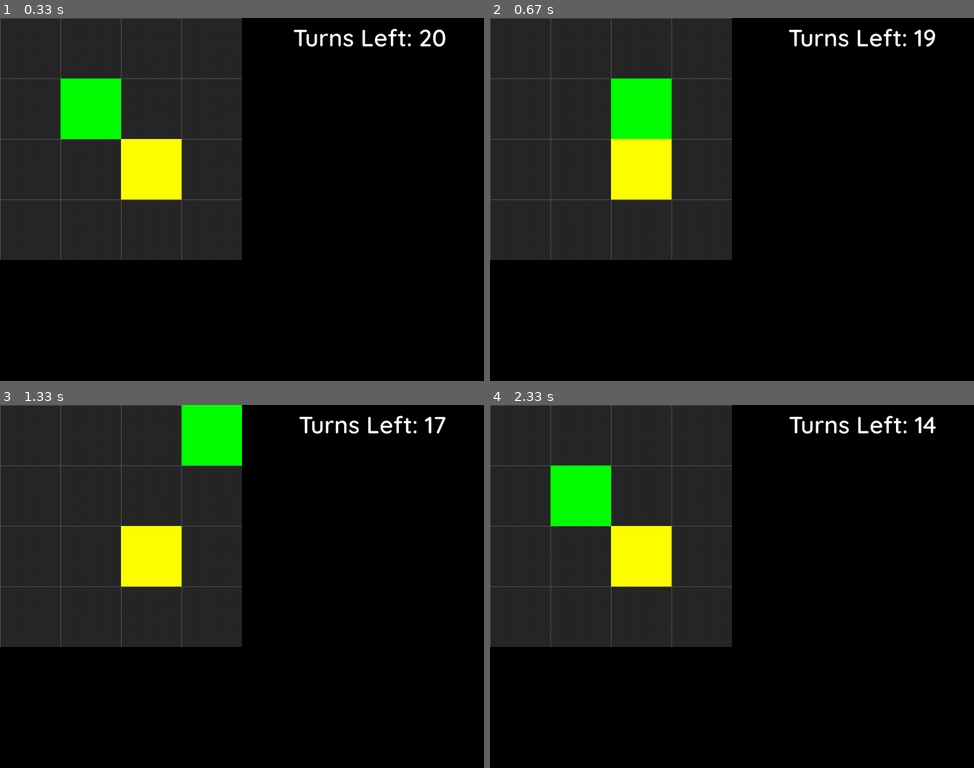
Above: before the commit, frames 1-4 (two rows, left to right).
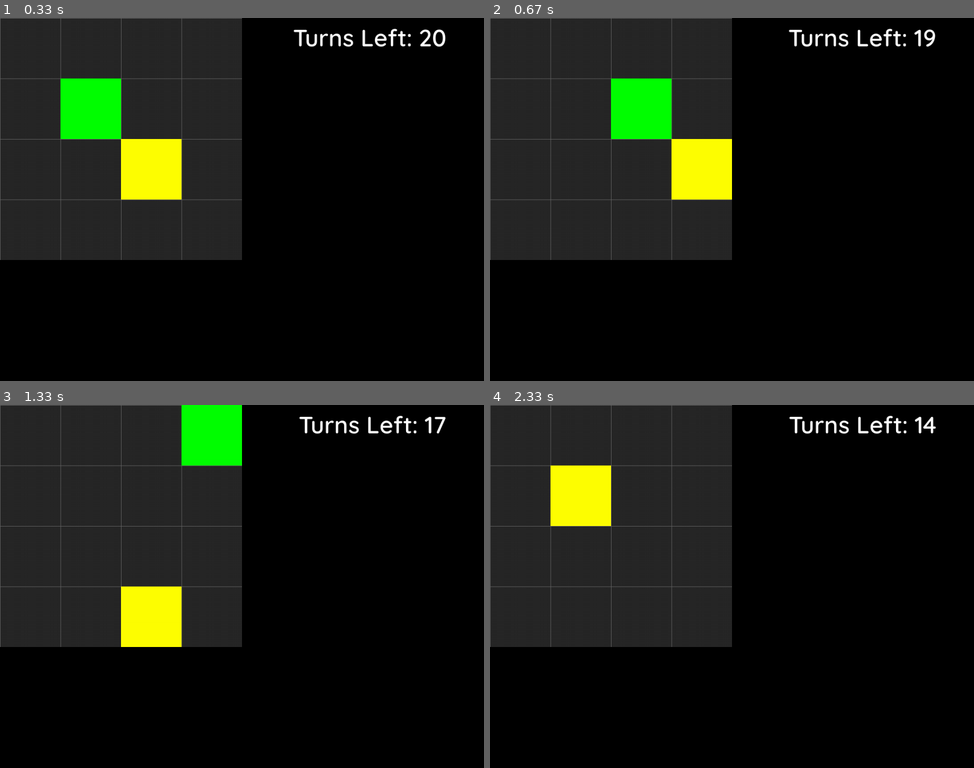
Above: after the commit, the same moments.

Repository: WyattSt/group-2
Game: pygame game, started from Invisible Stalker Improved/main.py
Two runs of this game, one before a commit and one after it. Both use one fixed random seed, a clock stepped at 60 frames per second and the inputs below.
Inputs:
- Up to frame 1 (0.33 s): no input
- Up to frame 2 (0.67 s): hold D from 0.33 s (still down)
- Up to frame 3 (1.33 s): release D at 0.8 s; hold W 0.83-1.13 s; hold D from 1.17 s (still down)
- Up to frame 4 (2.33 s): release D at 1.63 s; hold A 1.67-2.2 s; hold S from 2.23 s (still down)

Frame 1 is identical in both runs. In frame 2, 4.2% of the frame differs, in the area x 25-50%, y 33-51%; in frame 3, 4.2%; in frame 4, 4.2%, in the area x 12-38%, y 16-51%.

Commit message:
added random movement to the stalker

Diff:
--- a/Invisible Stalker Improved/main.py
+++ b/Invisible Stalker Improved/main.py
@@ -3,7 +3,8 @@
 from settings import *
 from sprites import *
 from os import path
-from random import randint
+import random
+
 
 class Game:
     def __init__(self):
@@ -49,7 +50,7 @@
         self.all_sprites = pg.sprite.Group()
         self.walls = pg.sprite.Group()
         self.player = Player(self, 1, 1)
-        self.stalker = Stalker(self, randint(0,4), randint(0,4))
+        self.stalker = Stalker(self, random.randint(0,4), random.randint(0,4))
 
         # BOUNDARIES
         for x in range(0, 4):
@@ -119,15 +120,19 @@
                         self.quit()
                     if event.key == pg.K_a:
                         self.player.move(dx = -1)
+                        self.stalker.move(dy = random.choice([-1, 1]))
                         turn += -1
                     if event.key == pg.K_d:
                         self.player.move(dx = 1)
+                        self.stalker.move(dx = random.choice([-1, 1]))
                         turn += -1
                     if event.key == pg.K_w:
                         self.player.move(dy = -1)
+                        self.stalker.move(dy = random.choice([-1, 1]))
                         turn += -1
                     if event.key == pg.K_s:
                         self.player.move(dy = 1)
+                        self.stalker.move(dx = random.choice([-1, 1]))
                         turn += -1
 
 
